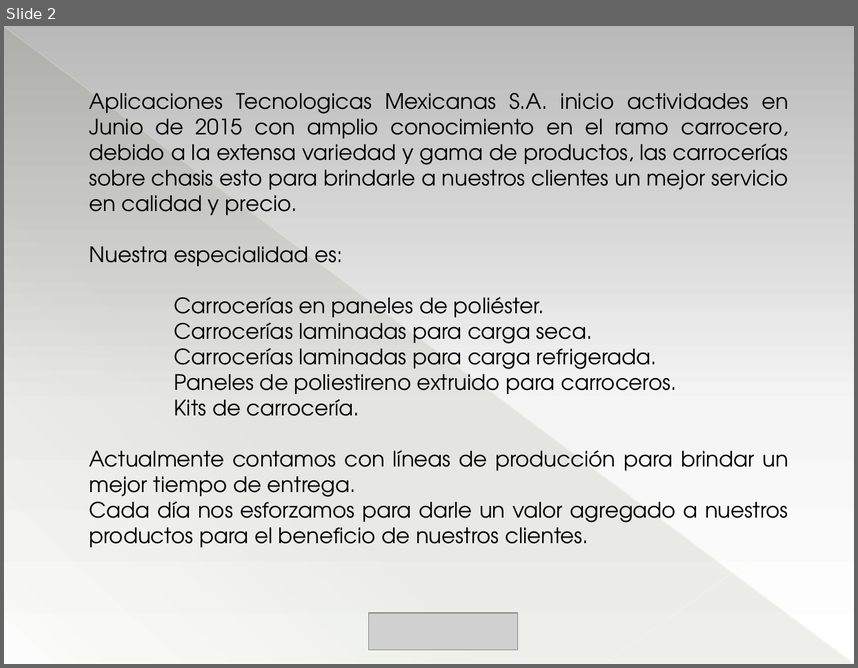
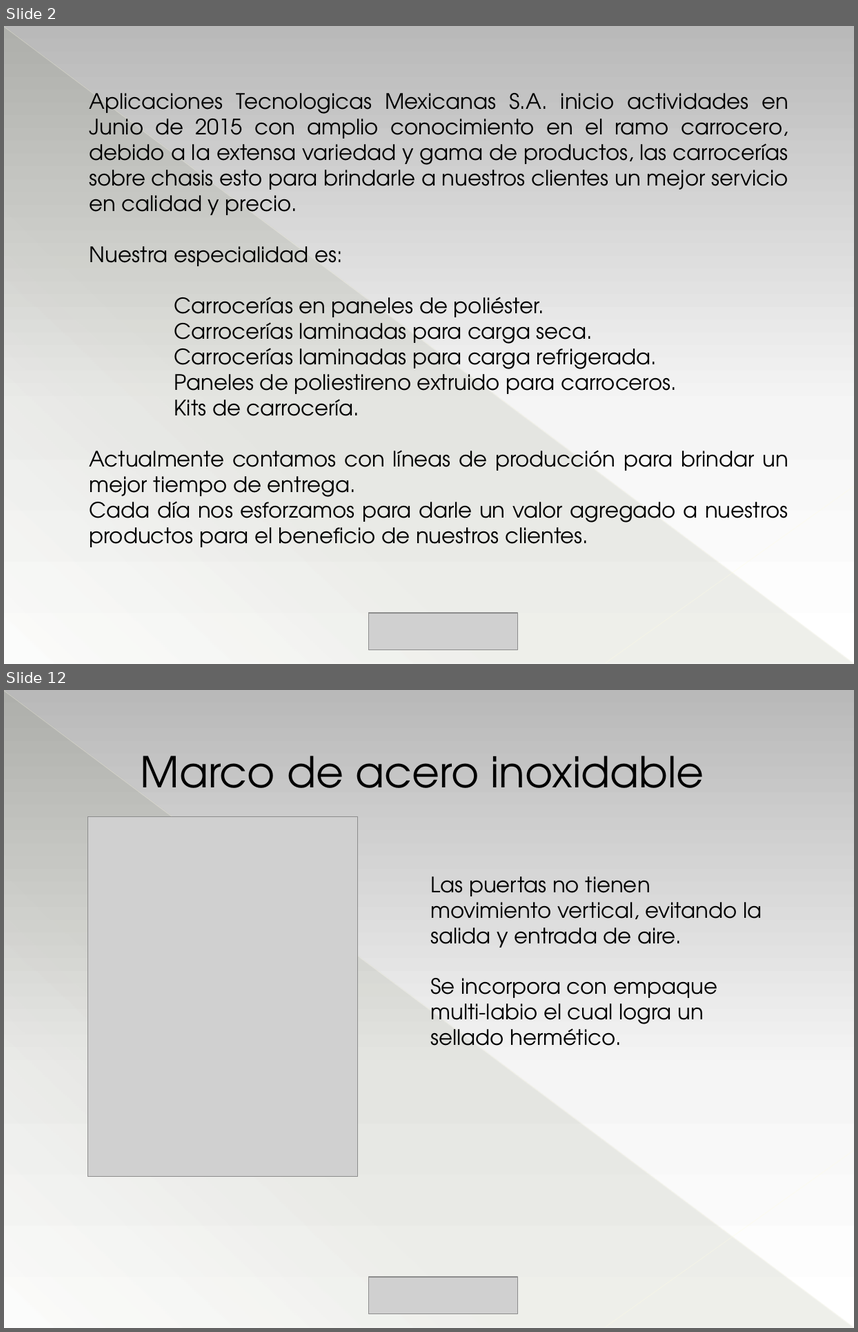
Before and after one commit to aptemex/visuales, a slide deck: Presentacion/PresentacionAptemex.pptm. Shown one above the other, each under a label of ours: slide 2 before the commit, slides 2 and 12 after it; the slides between them are not shown. The pictures are 858x668 and 858x1332 pixels, drawn with LibreOffice and Linux fonts; fonts in the diff are those of the drawing; grey boxes stand for pictures. Boxes give left, top, right and bottom in pixels: in the first picture for what was removed or moved away, otherwise in the second. Text is boxed around its words. In the diff, an @@ line names an element or a change of style, - is before the commit and + after.

```diff
--- a/Presentacion/PresentacionAptemex.pptm
+++ b/Presentacion/PresentacionAptemex.pptm
@@ slide 12 added at bbox=[4, 690, 854, 1328], background gradient #B9B9B9 to #F6F6F6 to #FFFFFF; not listed: 3 template elements that a slide beside it also shows @@
@@ text added at bbox=[141, 756, 704, 788], 36 pt, text #000000 @@
+Marco de acero inoxidable
@@ picture added at bbox=[87, 817, 357, 1176] @@
@@ text added at bbox=[430, 876, 762, 1045], 18 pt, text #000000 @@
+Las puertas no tienen movimiento vertical, evitando la salida y entrada de aire.
+Se incorpora con empaque multi-labio el cual logra un sellado hermético.
@@ picture added at bbox=[369, 1276, 517, 1313] @@
```
Also in this commit, not shown: 1 slide changed, 16 other slides added, 6 slides removed, 2 other files.
